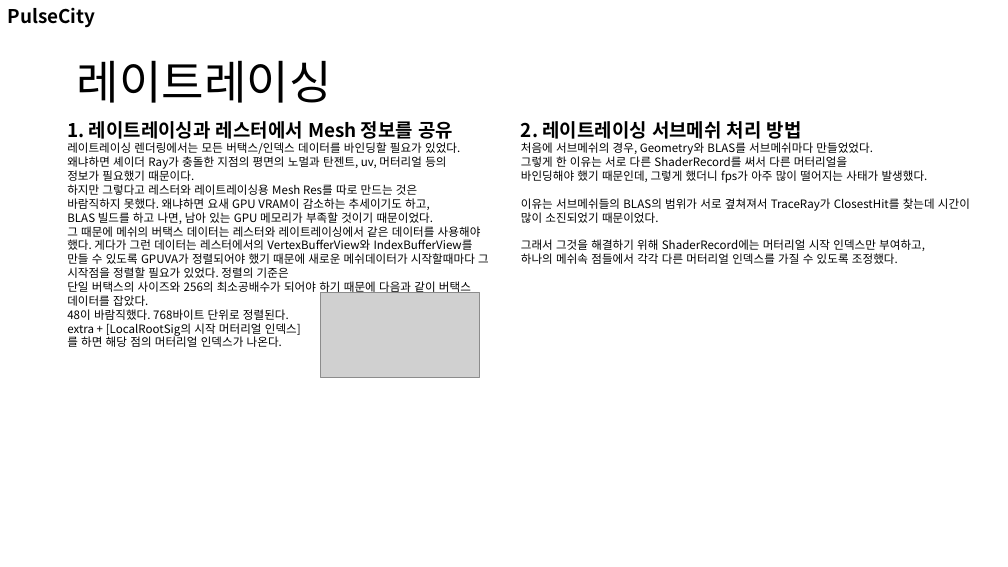
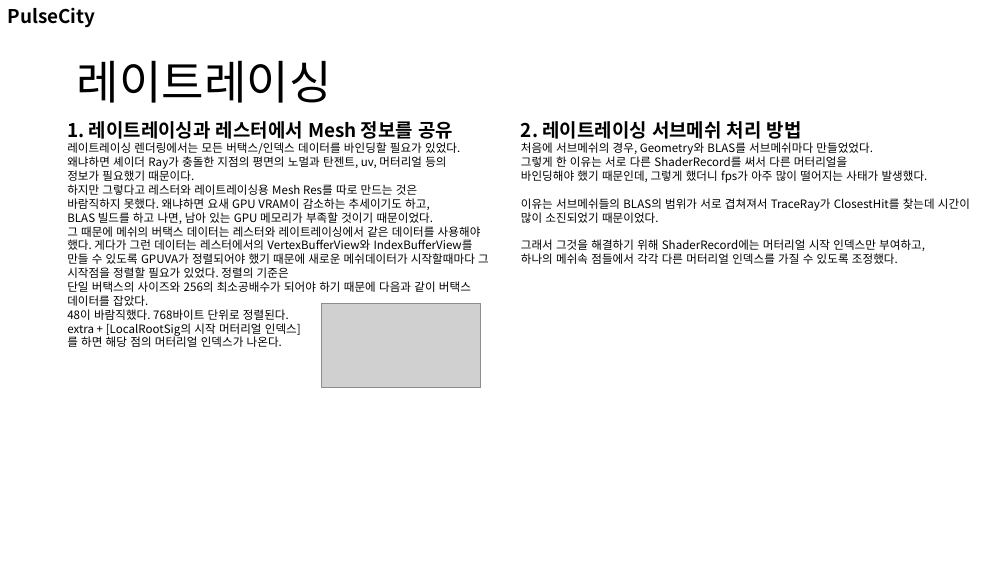
Before and after one commit to nohc2001/PulseCity, a slide deck: slide 12 of 포트폴리오/노훈철 포트폴리오.pptx (slide 11 before the commit). Drawn at 1008x567 pixels with LibreOffice and Linux fonts; fonts in the diff are those of the drawing; grey boxes stand for pictures. Boxes give left, top, right and bottom in pixels: in the first picture for what was removed or moved away, otherwise in the second. Text is boxed around its words. In the diff, an @@ line names an element or a change of style, - is before the commit and + after.

```diff
--- a/포트폴리오/노훈철 포트폴리오.pptx
+++ b/포트폴리오/노훈철 포트폴리오.pptx
@@ text at (521,198,970,223): text changed @@
-이유는 서브메쉬들의 BLAS의 범위가 서로 곂쳐져서 TraceRay가 ClosestHit를 찾는데 시간이 많이 소진되었기 때문이었다.
+이유는 서브메쉬들의 BLAS의 범위가 서로 겹쳐져서 TraceRay가 ClosestHit를 찾는데 시간이 많이 소진되었기 때문이었다.
@@ picture: place and size @@
-picture at (321,293,479,377)
+picture at (322,303,481,388)
```
Also in this commit, not shown: 10 other slides changed, 1 slide added, 2 other files.
